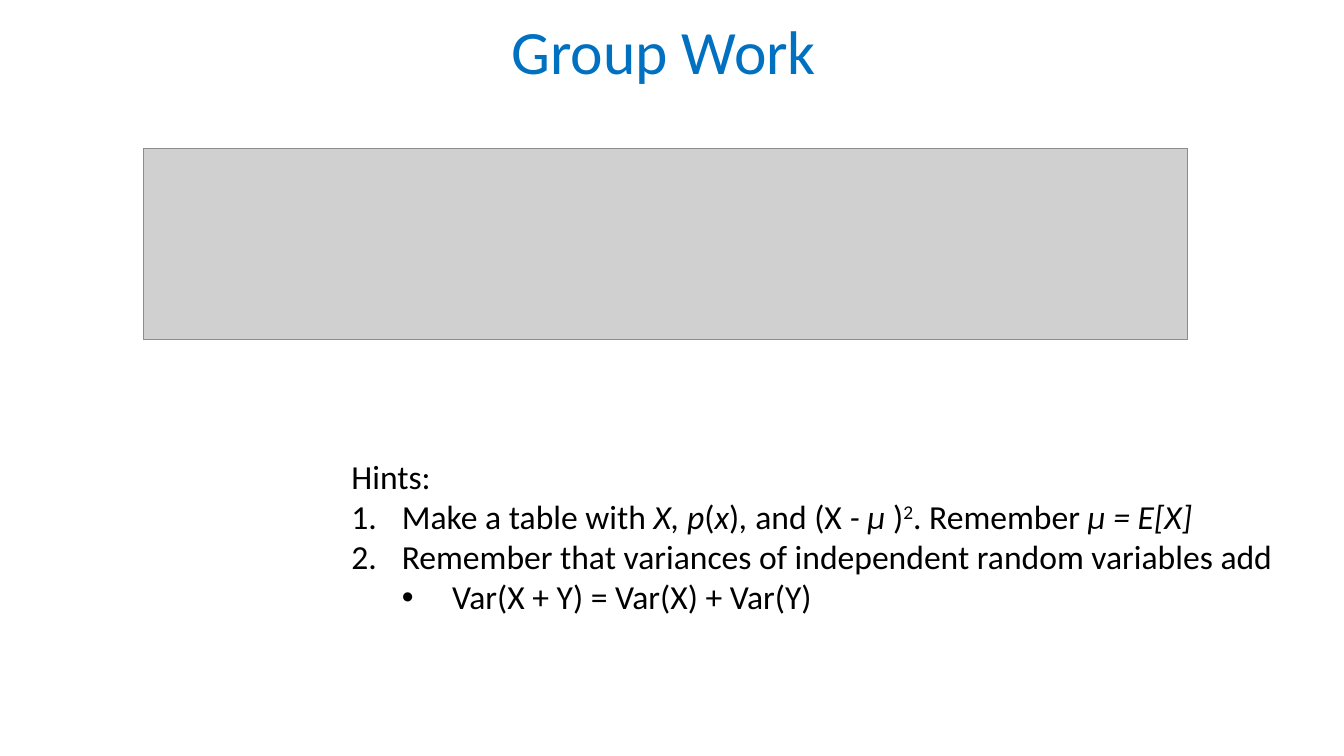
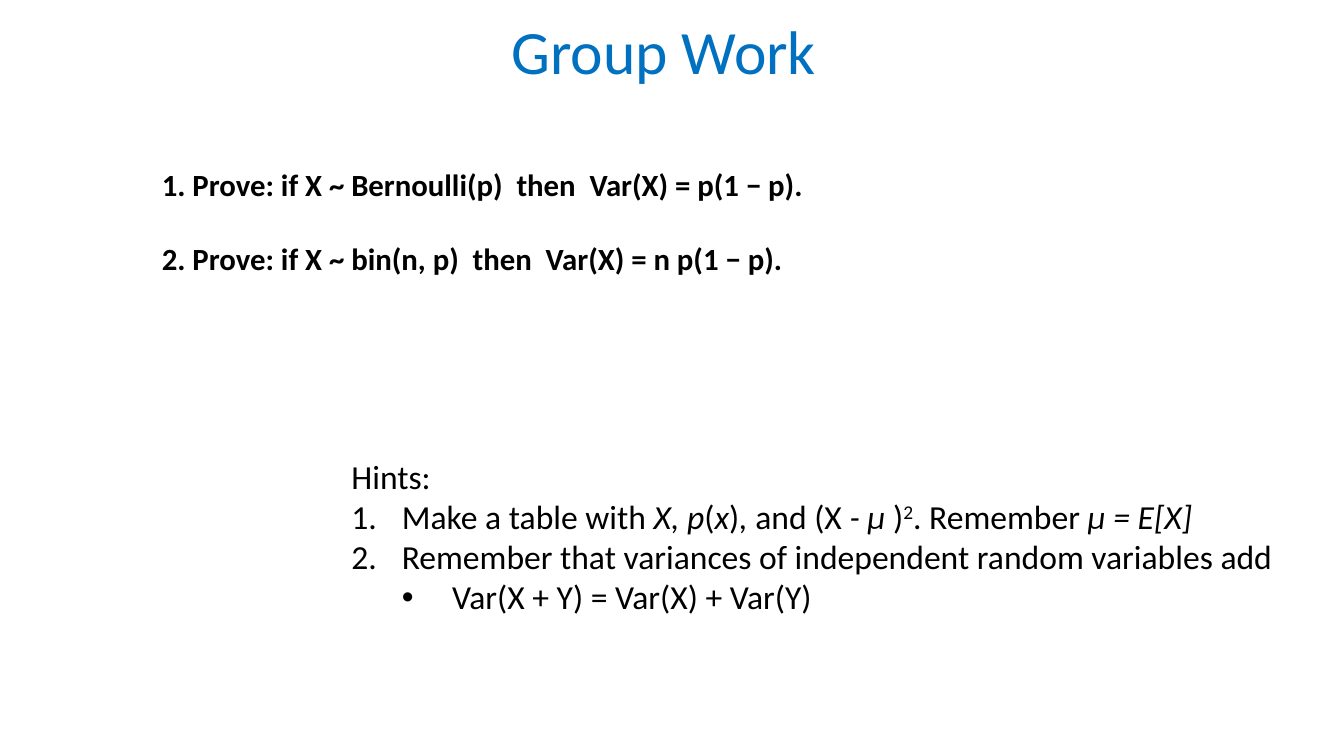
Before and after one commit to taaltree/FW536, a slide deck: slide 9 of Day1_Probability/FW536_Day1_Afternoon Distributions I_accessible.pptx. Drawn at 1344x756 pixels with LibreOffice and Linux fonts; fonts in the diff are those of the drawing; grey boxes stand for pictures. Boxes give left, top, right and bottom in pixels: in the first picture for what was removed or moved away, otherwise in the second. Text is boxed around its words. In the diff, an @@ line names an element or a change of style, - is before the commit and + after.

```diff
--- a/Day1_Probability/FW536_Day1_Afternoon Distributions I_accessible.pptx
+++ b/Day1_Probability/FW536_Day1_Afternoon Distributions I_accessible.pptx
@@ picture removed at (x1=143, y1=148, x2=1188, y2=340) @@
@@ text added at (x1=162, y1=173, x2=802, y2=201), 22 pt, text #000000, bold @@
+1. Prove: if X ~ Bernoulli(p) then Var(X) = p(1 − p).
@@ text added at (x1=162, y1=247, x2=782, y2=275), 22 pt, text #000000, bold @@
+2. Prove: if X ~ bin(n, p) then Var(X) = n p(1 − p).
```
Also in this commit, not shown: 1 other slide changed, 3 slides added, 3 slides removed, 1 other file.
